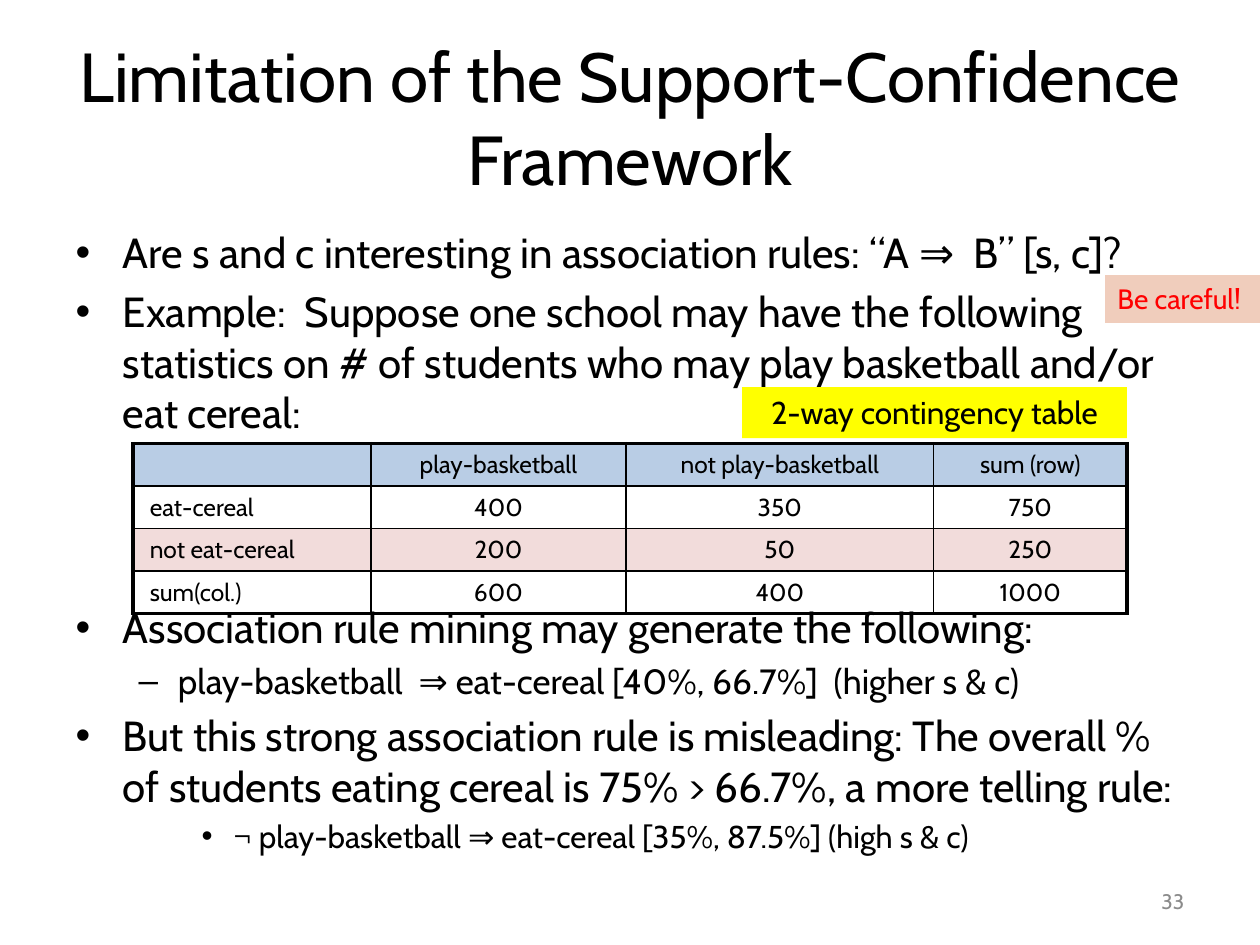
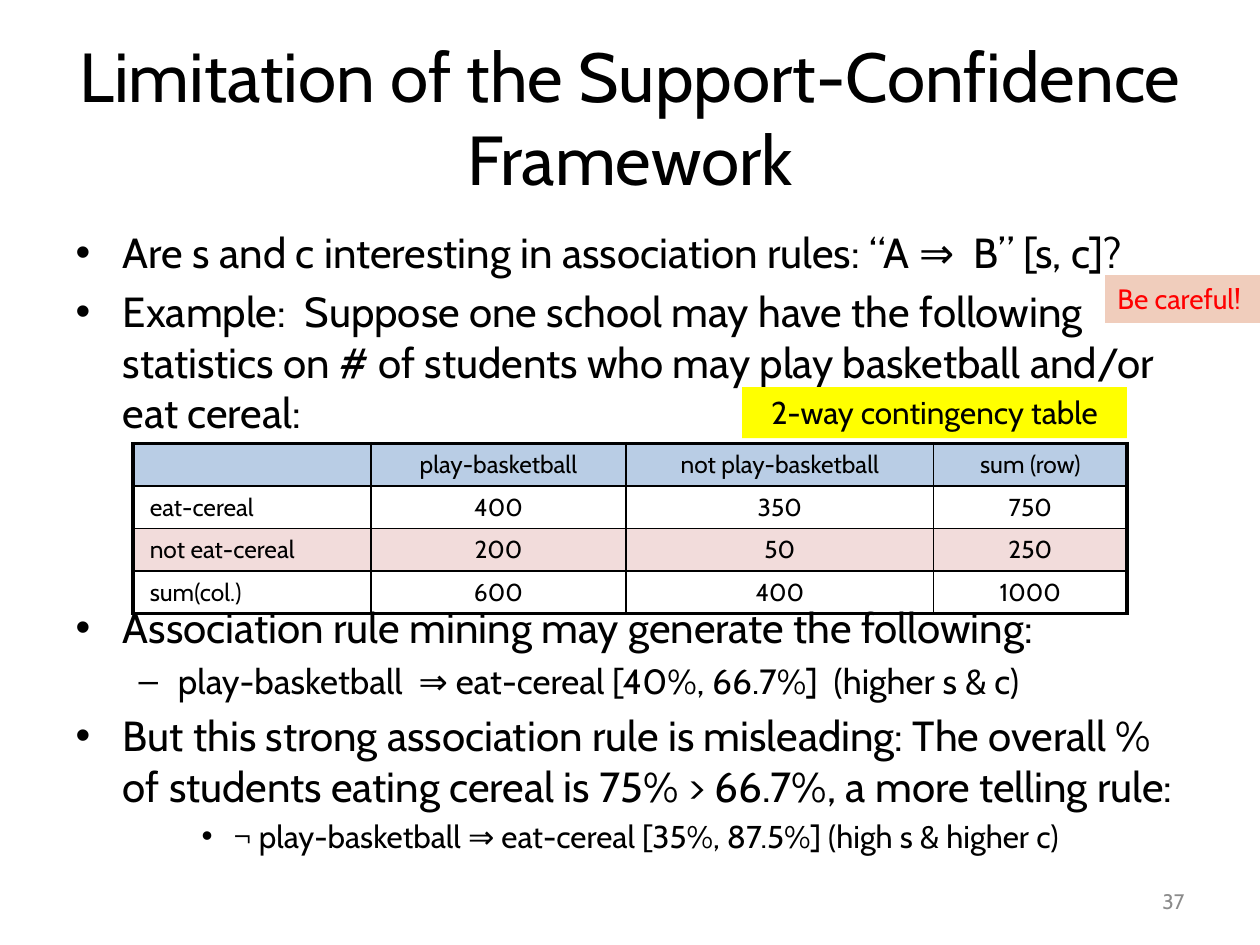
Before and after one commit to mjiang89/mjiang89.github.io, a slide deck: slide 37 of teaching/CS412Summer17-Chapter6.pptx (slide 33 before the commit). Drawn at 1260x945 pixels with LibreOffice and Linux fonts; fonts in the diff are those of the drawing. Boxes give left, top, right and bottom in pixels: in the first picture for what was removed or moved away, otherwise in the second. Text is boxed around its words. In the diff, an @@ line names an element or a change of style, - is before the commit and + after.

```diff
--- a/teaching/CS412Summer17-Chapter6.pptx
+++ b/teaching/CS412Summer17-Chapter6.pptx
@@ text at (259,824,1058,855): text changed @@
-    • ¬ play-basketball ⇒ eat-cereal [35%, 87.5%] (high s & c)
+    • ¬ play-basketball ⇒ eat-cereal [35%, 87.5%] (high s & higher c)
@@ page number at (1162,894,1184,909): text changed @@
-33
+37
```
Also in this commit, not shown: 16 other slides changed, 6 slides added, 1 slide removed, 2 other files.
